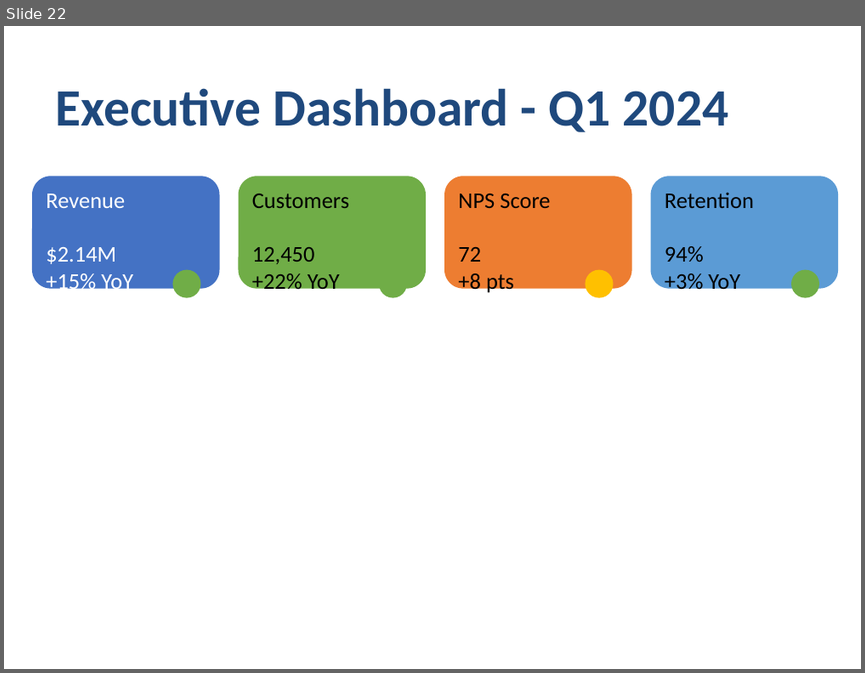
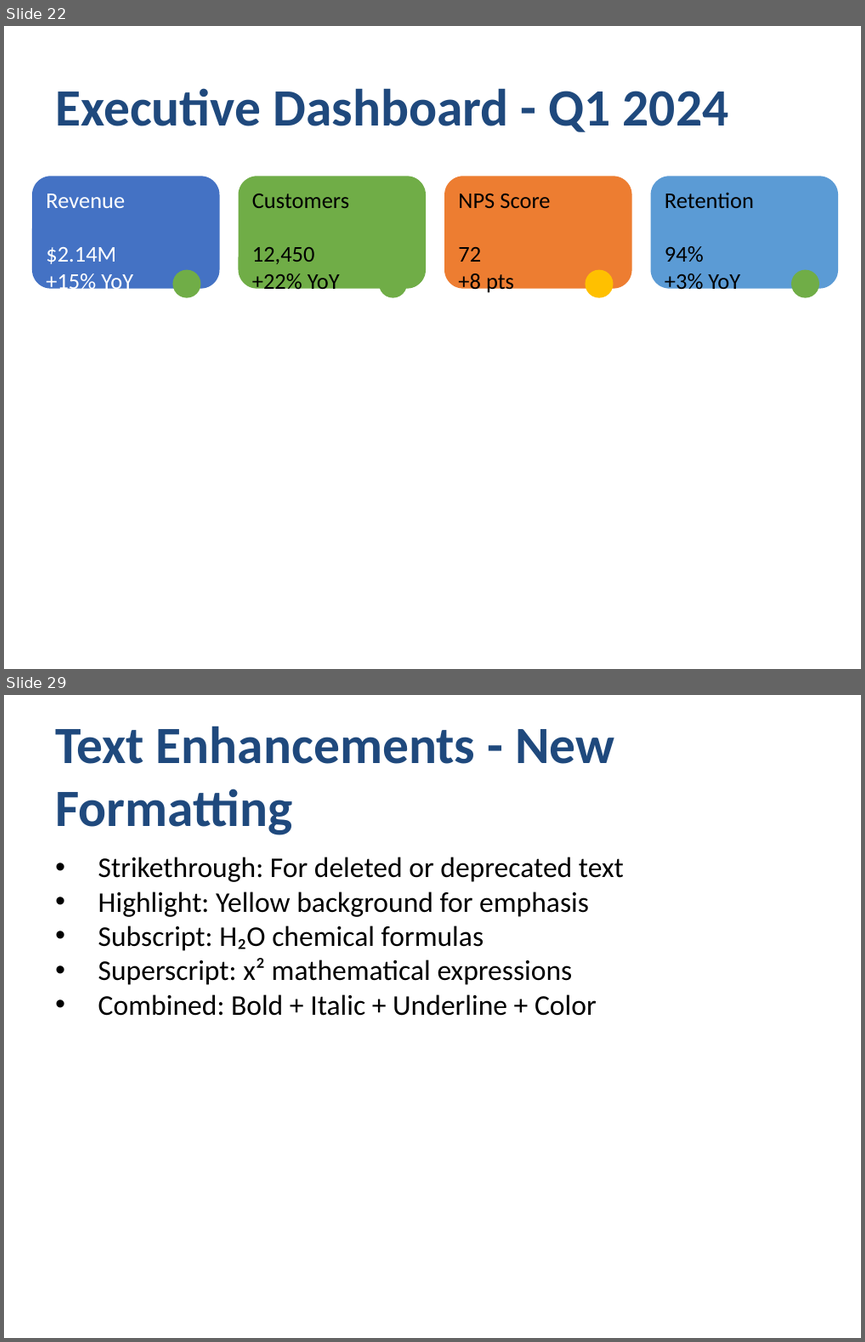
Before and after one commit to yingkitw/ppt-rs, a slide deck: comprehensive_demo.pptx. Shown one above the other, each under a label of ours: slide 22 before the commit, slides 22 and 29 after it; the slides between them are not shown. The pictures are 865x673 and 865x1342 pixels, drawn with LibreOffice and Linux fonts; fonts in the diff are those of the drawing. Boxes give left, top, right and bottom in pixels: in the first picture for what was removed or moved away, otherwise in the second. Text is boxed around its words. In the diff, an @@ line names an element or a change of style, - is before the commit and + after.

Commit message:
Enhance README and TODO with new template and theme features; update demo with bullet styles and image handling
- Added sections for presentation templates and themes in README.md, showcasing usage examples for business proposals, status reports, and various themes.
- Expanded TODO.md to reflect the completion of the template system and layout helpers.
- Updated comprehensive_demo.rs to demonstrate new bullet styles (numbered, lettered, roman, custom) and image loading from base64 and bytes.
- Introduced new image handling capabilities in the generator, allowing images to be created from various sources.

```diff
--- a/comprehensive_demo.pptx
+++ b/comprehensive_demo.pptx
@@ slide 29 added at bbox=[4, 695, 861, 1338], background #FFFFFF @@
@@ text added at bbox=[55, 726, 614, 835], 44 pt, text #1F497D, bold @@
+Text Enhancements - New Formatting
@@ text added at bbox=[98, 857, 624, 1015], 24 pt, text #000000 @@
+• Strikethrough: For deleted or deprecated text
+• Highlight: Yellow background for emphasis
+• Subscript: H₂O chemical formulas
+• Superscript: x² mathematical expressions
+• Combined: Bold + Italic + Underline + Color
```
Also in this commit, not shown: 5 slides changed, 10 other slides added, 32 other files.
